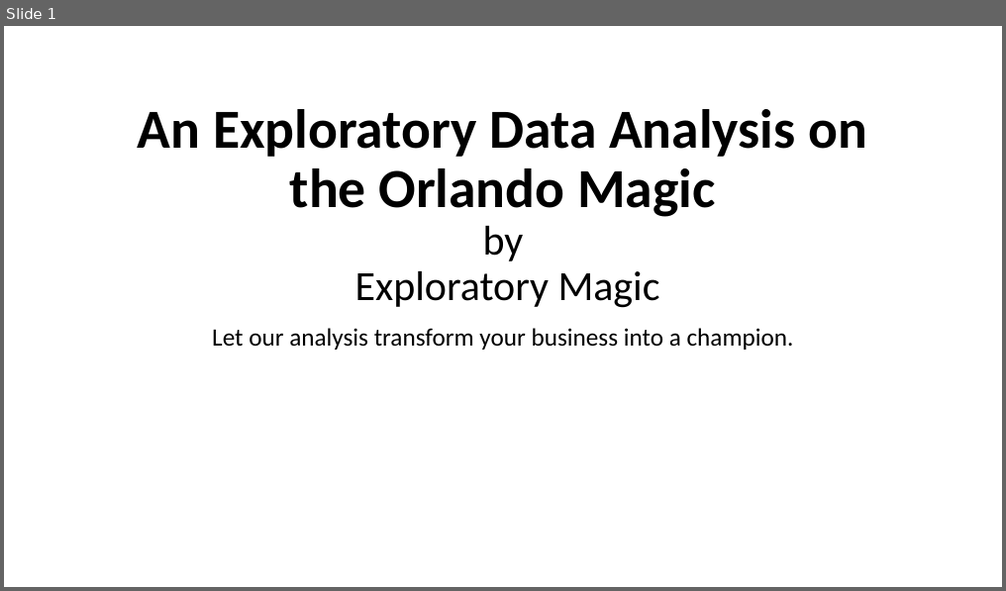
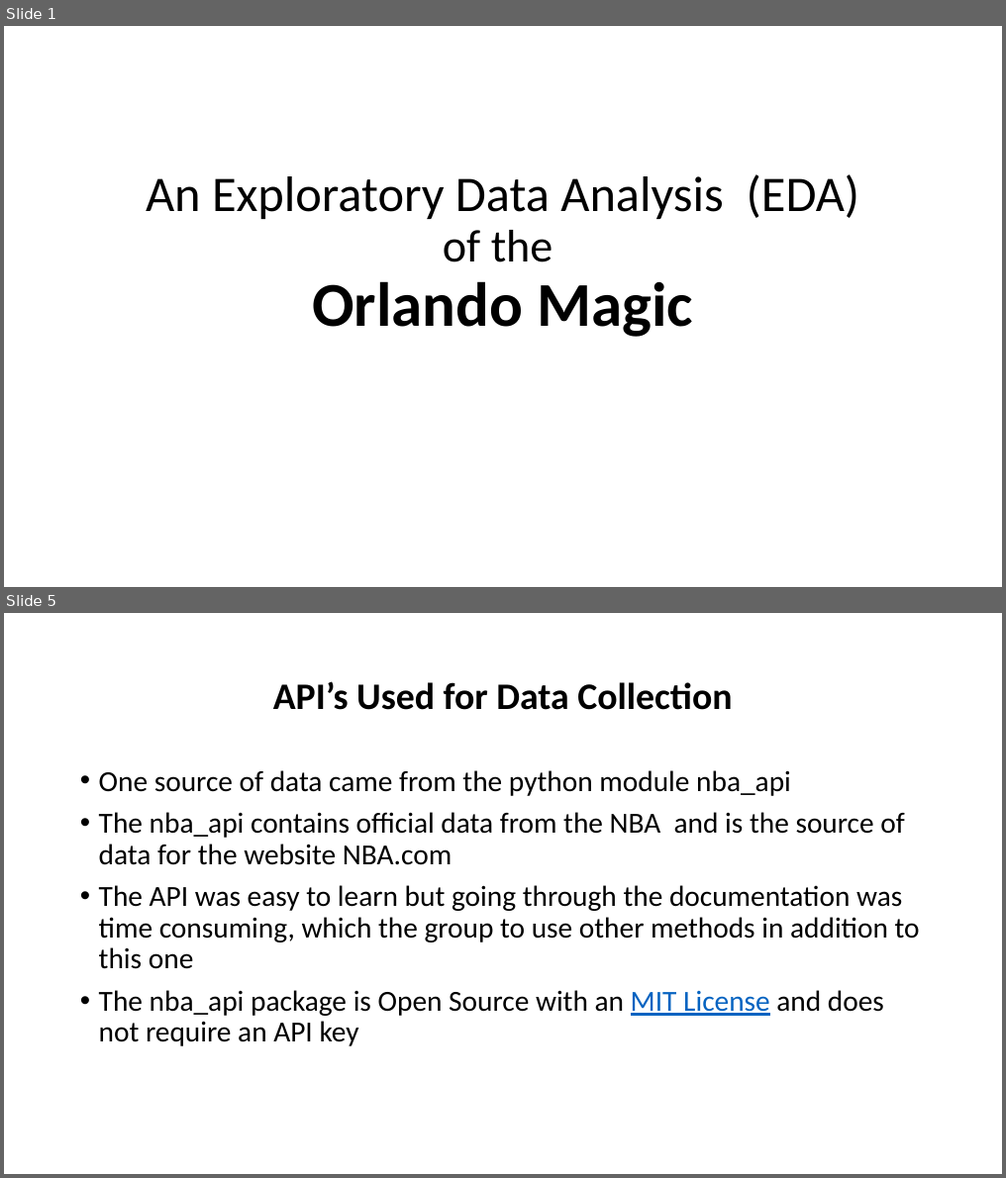
Before and after one commit to CandaceDoesData/Group_Project_1, a slide deck: mm_Group3_Project_1_Presentation.pptx. Shown one above the other, each under a label of ours: slide 1 before the commit, slides 1 and 5 after it; the slides between them are not shown. The pictures are 1006x591 and 1006x1178 pixels, drawn with LibreOffice and Linux fonts; fonts in the diff are those of the drawing. Boxes give left, top, right and bottom in pixels: in the first picture for what was removed or moved away, otherwise in the second. Text is boxed around its words. In the diff, an @@ line names an element or a change of style, - is before the commit and + after.

```diff
--- a/mm_Group3_Project_1_Presentation.pptx
+++ b/mm_Group3_Project_1_Presentation.pptx
@@ slide 5 added at (4, 613, 1002, 1174), background #FFFFFF @@
@@ title added at (273, 681, 732, 710), 36 pt, text #000000, bold @@
+API’s Used for Data Collection
@@ text added at (99, 770, 920, 1047), 28 pt, text #000000 @@
+• One source of data came from the python module nba_api
+• The nba_api contains official data from the NBA and is the source of data for the website NBA.com
+• The API was easy to learn but going through the documentation was time consuming, which the group to use other methods in addition to this one
+• The nba_api package is Open Source with an MIT License and does not require an API key
@@ slide 1 changed as well @@
@@ title "An Exploratory Data Analysis (EDA) ..." at (146, 174, 860, 337): vertical alignment bottom to middle @@
@@ title at (146, 174, 860, 337): text changed; size 53 to 48 pt; bold off @@
-An Exploratory Data Analysis on the Orlando Magic
-by
-Exploratory Magic
+An Exploratory Data Analysis (EDA)
+of the
+Orlando Magic
@@ subtitle removed at (212, 328, 794, 350) @@
-Let our analysis transform your business into a champion.
```
Also in this commit, not shown: 29 other slides added, 3 slides removed.
